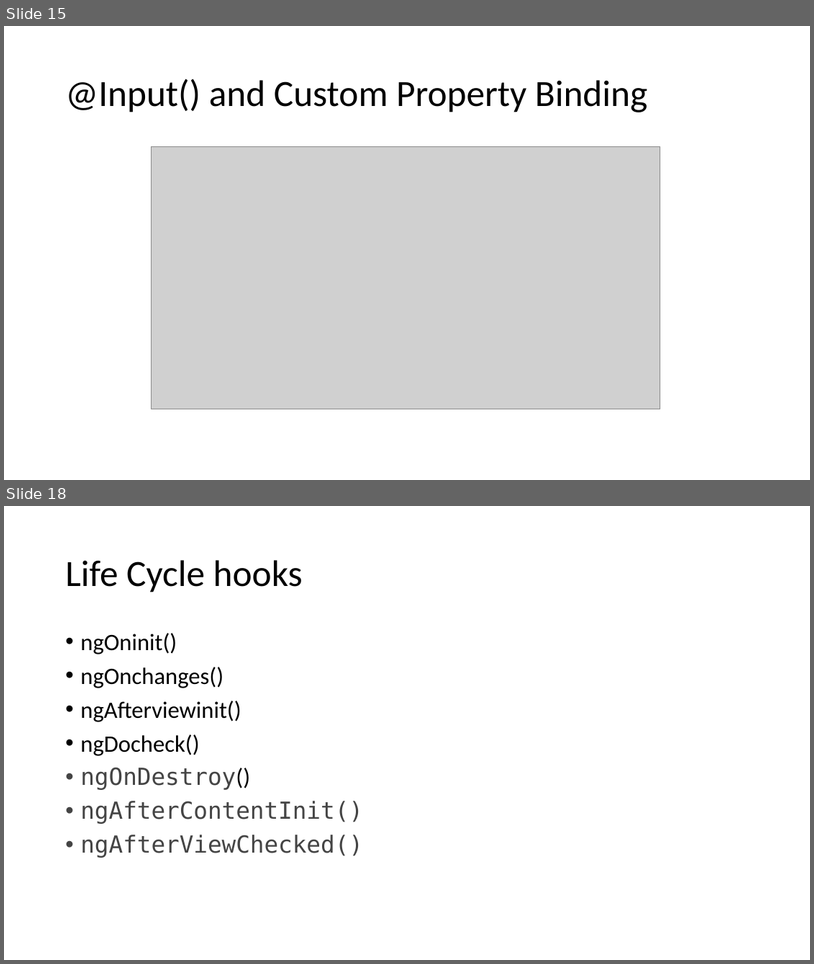
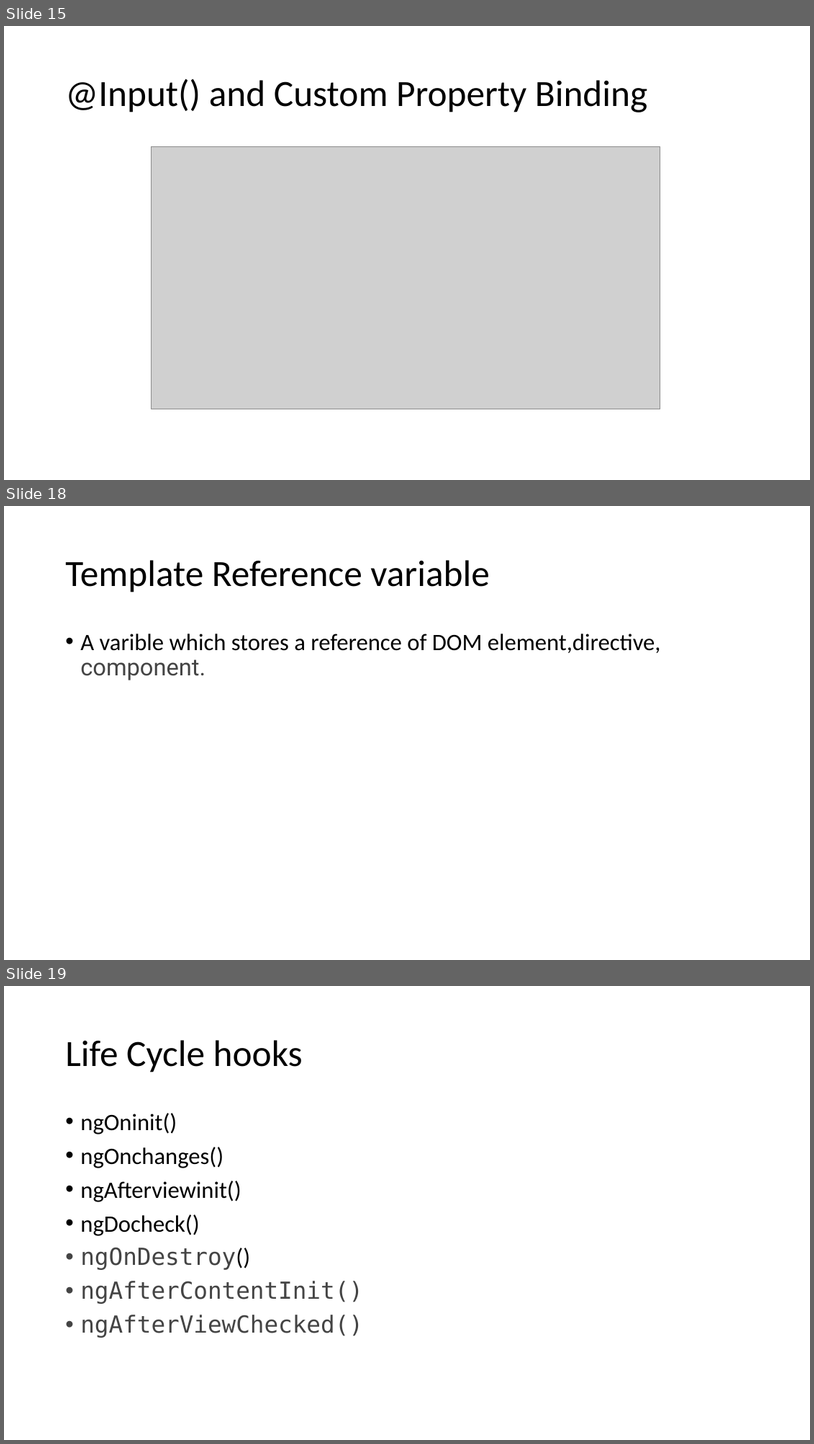
Before and after one commit to 00Maddy/angularDemo, a slide deck: ANGULAR.pptm. Shown one above the other, each under a label of ours: slides 15 and 18 before the commit, slides 15, 18 and 19 after it; the slides between them are not shown. The pictures are 814x964 and 814x1444 pixels, drawn with LibreOffice and Linux fonts; fonts in the diff are those of the drawing; grey boxes stand for pictures. Boxes give left, top, right and bottom in pixels: in the first picture for what was removed or moved away, otherwise in the second. Text is boxed around its words. In the diff, an @@ line names an element or a change of style, - is before the commit and + after.

```diff
--- a/ANGULAR.pptm
+++ b/ANGULAR.pptm
@@ slide 18 added at (4,506,810,960), background #FFFFFF @@
@@ title added at (65,560,489,592), 44 pt, text #000000 @@
+Template Reference variable
@@ text added at (80,633,661,680), 28 pt, text #000000 @@
+• A varible which stores a reference of DOM element,directive, component.
@@ what was slide 18 is now slide 19 @@
```
Also in this commit, not shown: 2 slides changed, 9 other files.
